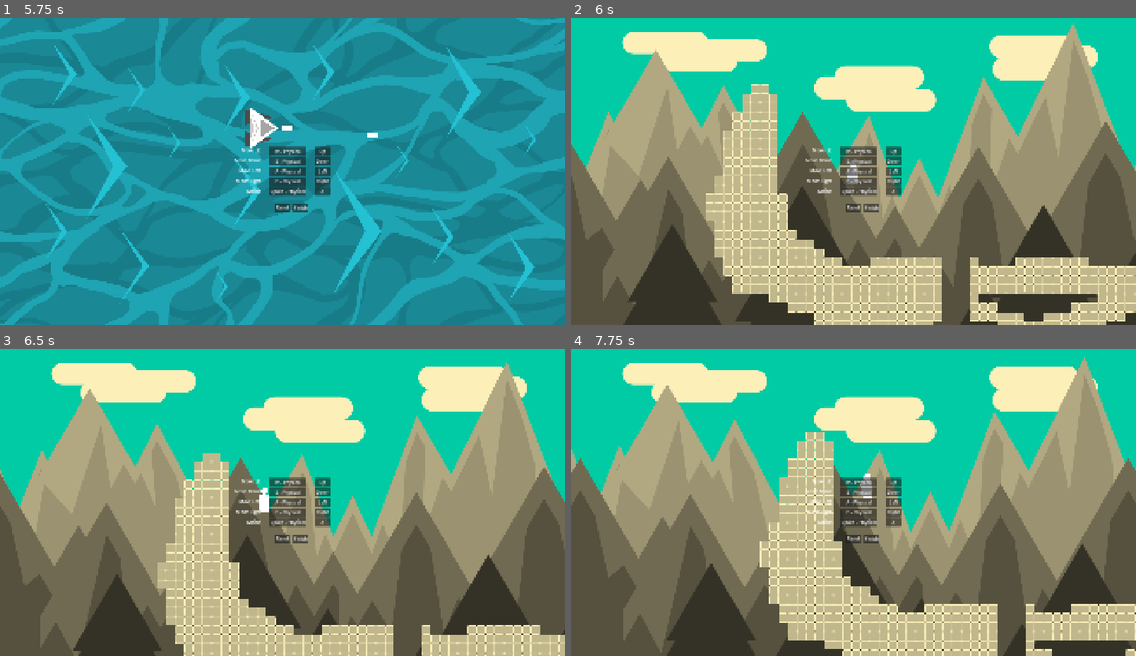
Above: before the commit, frames 1-4 (two rows, left to right).
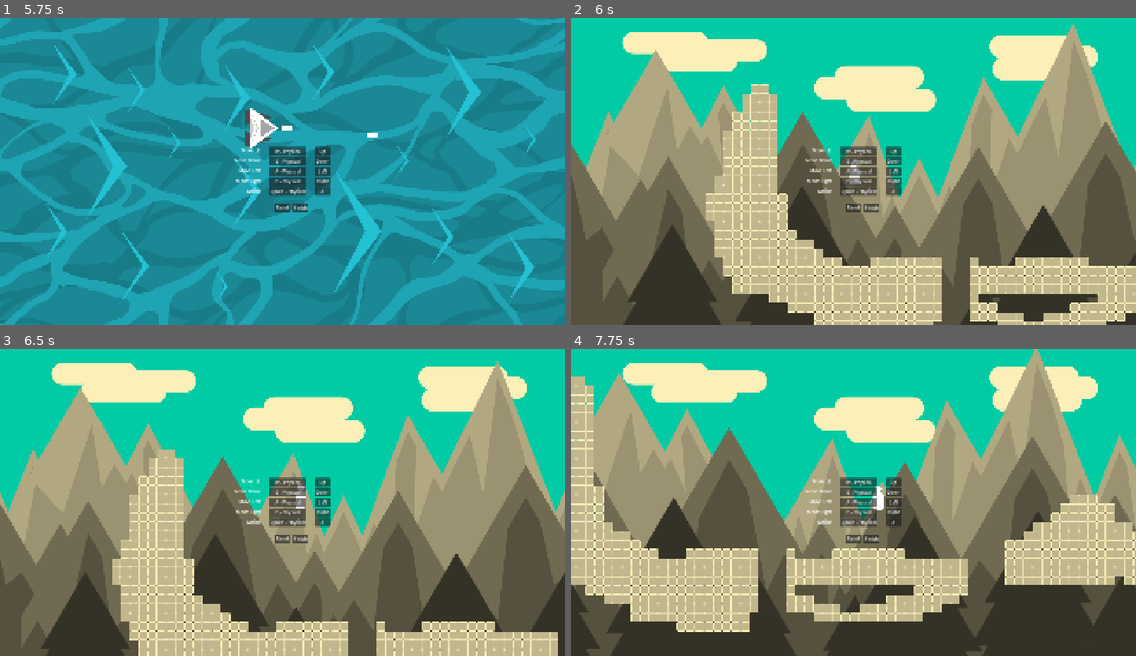
Above: after the commit, the same moments.

Repository: Yuna-Fr/AccessibilityGame
Game: Godot game, scene res://Scenes/Lvl_Circuit.tscn
Same seed, same stepped clock (60 frames per second), same inputs: the game is played once before the commit and once after it.
Inputs (mouse positions are in pixels of both pictures, inside the frame that each line leads up to):
- Up to frame 1 (5.75 s): tap Enter at 0.5 s; move the mouse to (90, 174) at 0.52 s; hold Space (Action) 0.53-1.28 s; hold D (Move_Right) 0.53-2.03 s; click (90, 174) at 0.67 s; tap W (Move_Up) at 0.77, 0.8, 1.07, 1.35, 1.52, 1.82, 2.3, 3.02, 3.32, 3.77, 3.8, 4.07, 4.35, 4.52, 4.82, 5.3 s; move the mouse to (169, 186) at 1.27 s; tap Space (Action) at 1.55, 3.05, 4.55 s; move the mouse to (339, 103) at 2.02 s; hold A (Move_Left) 2.03-2.78 s; hold Space (Action) 2.03-2.78 s; move the mouse to (254, 232) at 2.77 s; hold D (Move_Right) 2.78-4.28 s; tap Q (SwapScene) at 2.85 s; click (254, 232) at 2.92 s; move the mouse to (452, 217) at 3.52 s; hold Space (Action) 3.53-4.28 s; move the mouse to (113, 125) at 4.27 s; hold A (Move_Left) 4.28-5.03 s; move the mouse to (310, 171) at 5.02 s; hold D (Move_Right) from 5.03 s (still down); hold Space (Action) from 5.03 s (still down); click (310, 171) at 5.17 s
- Up to frame 2 (6 s): move the mouse to (768, 94) at 5.77 s; release D (Move_Right) at 5.78 s; release Space (Action) at 5.78 s; hold A (Move_Left) from 5.78 s (still down); tap Q (SwapScene) at 5.85 s
- Up to frame 3 (6.5 s): keep holding A (Move_Left); tap W (Move_Up) at 6.02, 6.32 s; tap Space (Action) at 6.05 s
- Up to frame 4 (7.75 s): move the mouse to (977, 487) at 6.52 s; hold Space (Action) 6.53-7.28 s; tap W (Move_Up) at 6.77, 6.8, 7.07, 7.35, 7.52 s; move the mouse to (740, 517) at 7.27 s; release A (Move_Left) at 7.28 s; hold D (Move_Right) from 7.28 s (still down); click (740, 517) at 7.42 s; tap Space (Action) at 7.55 s

Frame 1 is identical in both runs. In frame 2, 0.9% of the frame differs, in the area x 26-100%, y 21-100%; in frame 3, 35%; in frame 4, 59%, in the area x 0-100%, y 0-100%.

Commit message:
add onebutton to persoplatformer

Diff:
--- a/Scripts/S_PersoPlatformer.gd
+++ b/Scripts/S_PersoPlatformer.gd
@@ -7,6 +7,7 @@
 @export var friction : float = 30
 @export var air_friction : float = 5
 var canDie: bool = true
+var OneButton: bool = true
 
 @onready var cam = $Camera2D
 @onready var soundGround = $SonsCollisionSol
@@ -56,14 +57,20 @@
 	else:
 		velocity.y = 3
 
-	if Input.is_action_pressed("Move_Left"):
-		velocity.x -= speed
-	if Input.is_action_pressed("Move_Right"):
+	if !OneButton:
+		if Input.is_action_pressed("Move_Left"):
+			velocity.x -= speed
+		if Input.is_action_pressed("Move_Right"):
+			velocity.x += speed
+		if velocity.x > maxSpeed:
+			velocity.x = maxSpeed
+		if velocity.x < -maxSpeed:
+			velocity.x = -maxSpeed
+	else:
 		velocity.x += speed
-	if velocity.x > maxSpeed:
-		velocity.x = maxSpeed
-	if velocity.x < -maxSpeed:
-		velocity.x = -maxSpeed
+		if velocity.x > maxSpeed:
+			velocity.x = maxSpeed
+
 
 	if is_on_floor():
 		if not toggle_ground:
@@ -79,7 +86,7 @@
 			coyoteTime.start()
 			coyoteOn = true
 
-	if Input.is_action_just_pressed("Move_Up") and ( !coyoteTime.is_stopped() or is_on_floor() ):
+	if Input.is_action_just_pressed("Action") or Input.is_action_just_pressed("Move_Down") and ( !coyoteTime.is_stopped() or is_on_floor() ):
 		jumpSound.play_random()
 		velocity.y = -jump_speed * 2
 		coyoteTime.stop()
